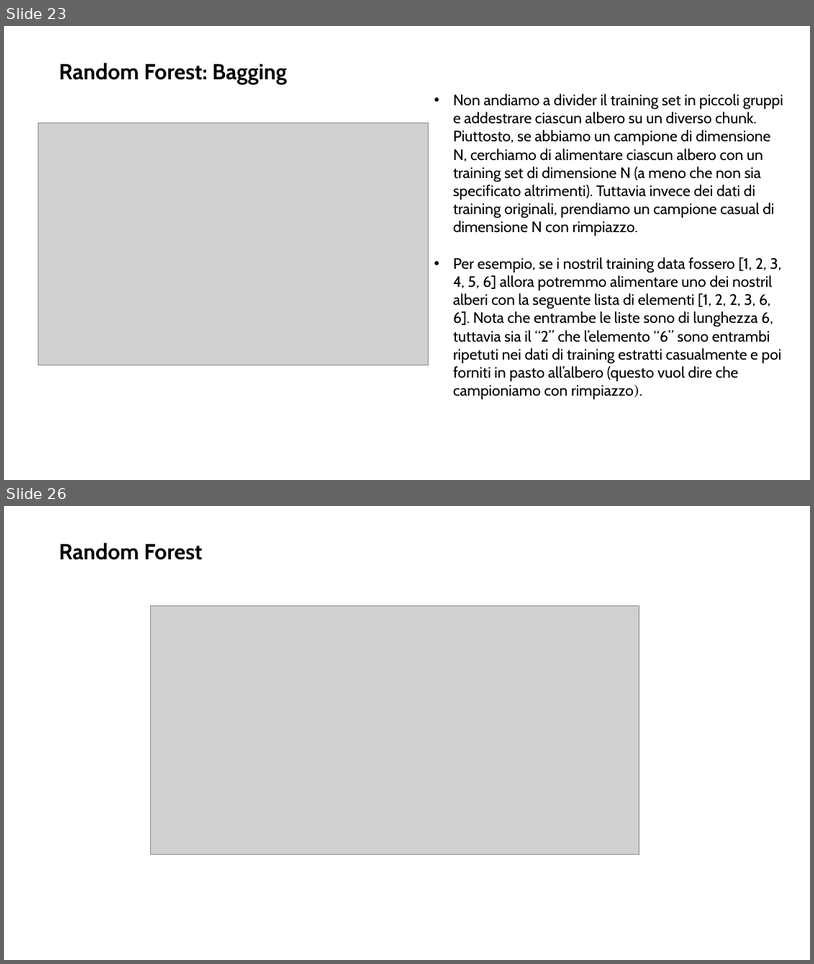
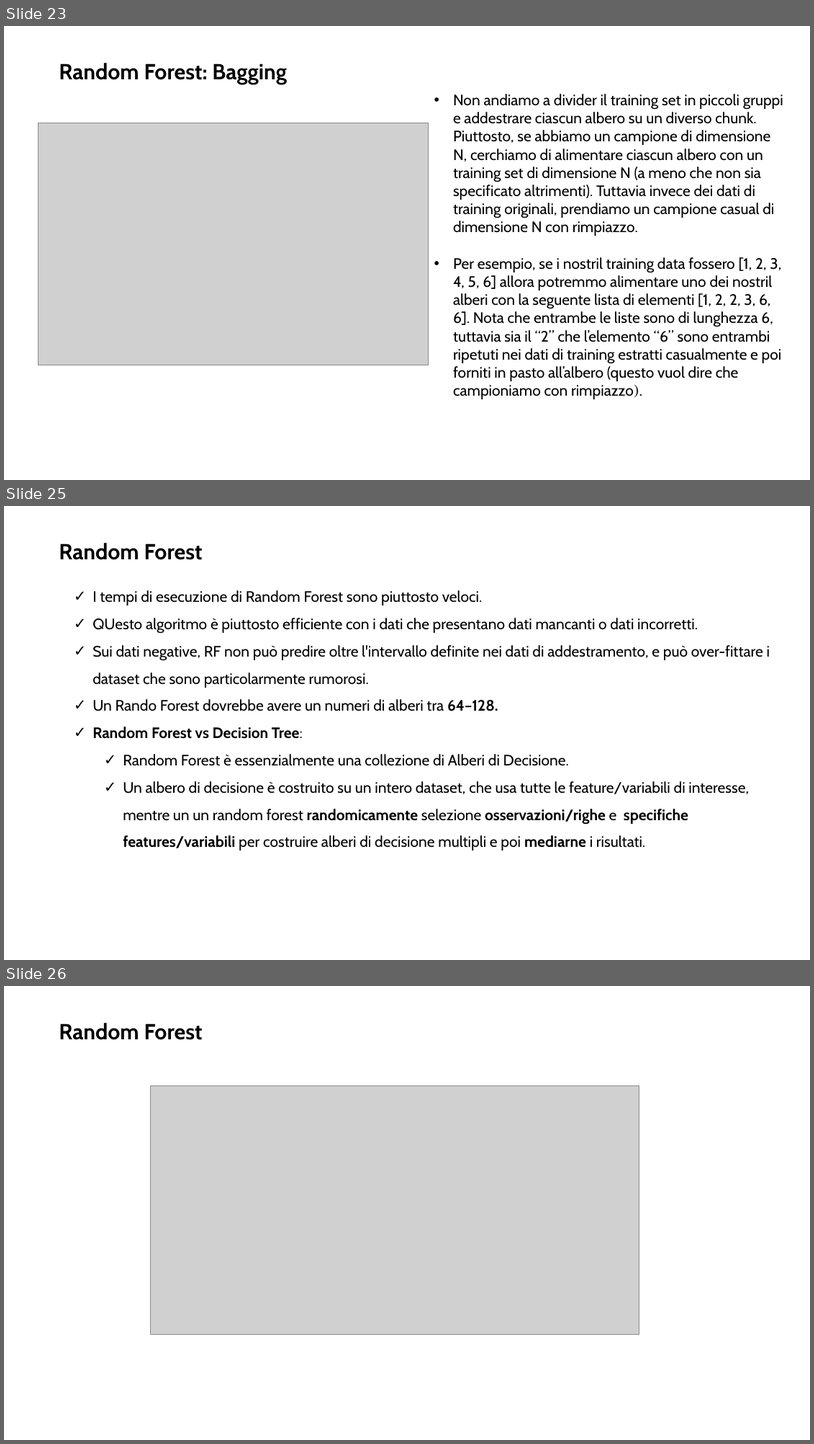
Before and after one commit to neural1977/data_science_interview_material, a slide deck: Machine_Learning/Machine Learning Alberi di Decisione e Random Forest_ita.pptx. Shown one above the other, each under a label of ours: slides 23 and 26 before the commit, slides 23, 25 and 26 after it; the slides between them are not shown. The pictures are 814x964 and 814x1444 pixels, drawn with LibreOffice and Linux fonts; fonts in the diff are those of the drawing; grey boxes stand for pictures. Boxes give left, top, right and bottom in pixels: in the first picture for what was removed or moved away, otherwise in the second. Text is boxed around its words. In the diff, an @@ line names an element or a change of style, - is before the commit and + after.

```diff
--- a/Machine_Learning/Machine Learning Alberi di Decisione e Random Forest_ita.pptx
+++ b/Machine_Learning/Machine Learning Alberi di Decisione e Random Forest_ita.pptx
@@ slide 25 added at (x1=4, y1=506, x2=810, y2=960), background #FFFFFF @@
@@ text added at (x1=59, y1=543, x2=203, y2=560), 26 pt, text #000000, bold @@
+Random Forest
@@ text added at (x1=93, y1=590, x2=770, y2=850), 18 pt, text #000000 @@
+✓ I tempi di esecuzione di Random Forest sono piuttosto veloci.
+✓ QUesto algoritmo è piuttosto efficiente con i dati che presentano dati mancanti o dati incorretti.
+✓ Sui dati negative, RF non può predire oltre l'intervallo definite nei dati di addestramento, e può over-fittare i dataset che sono particolarmente rumorosi.
+✓ Un Rando Forest dovrebbe avere un numeri di alberi tra 64–128.
+✓ Random Forest vs Decision Tree:
+  ✓ Random Forest è essenzialmente una collezione di Alberi di Decisione.
+  ✓ Un albero di decisione è costruito su un intero dataset, che usa tutte le feature/variabili di interesse, mentre un un random forest randomicamente selezione osservazioni/righe e specifiche features/variabili per costruire alberi di decisione multipli e poi mediarne i risultati.
```
Also in this commit, not shown: 3 slides changed, 1 slide removed, 8 other files.
